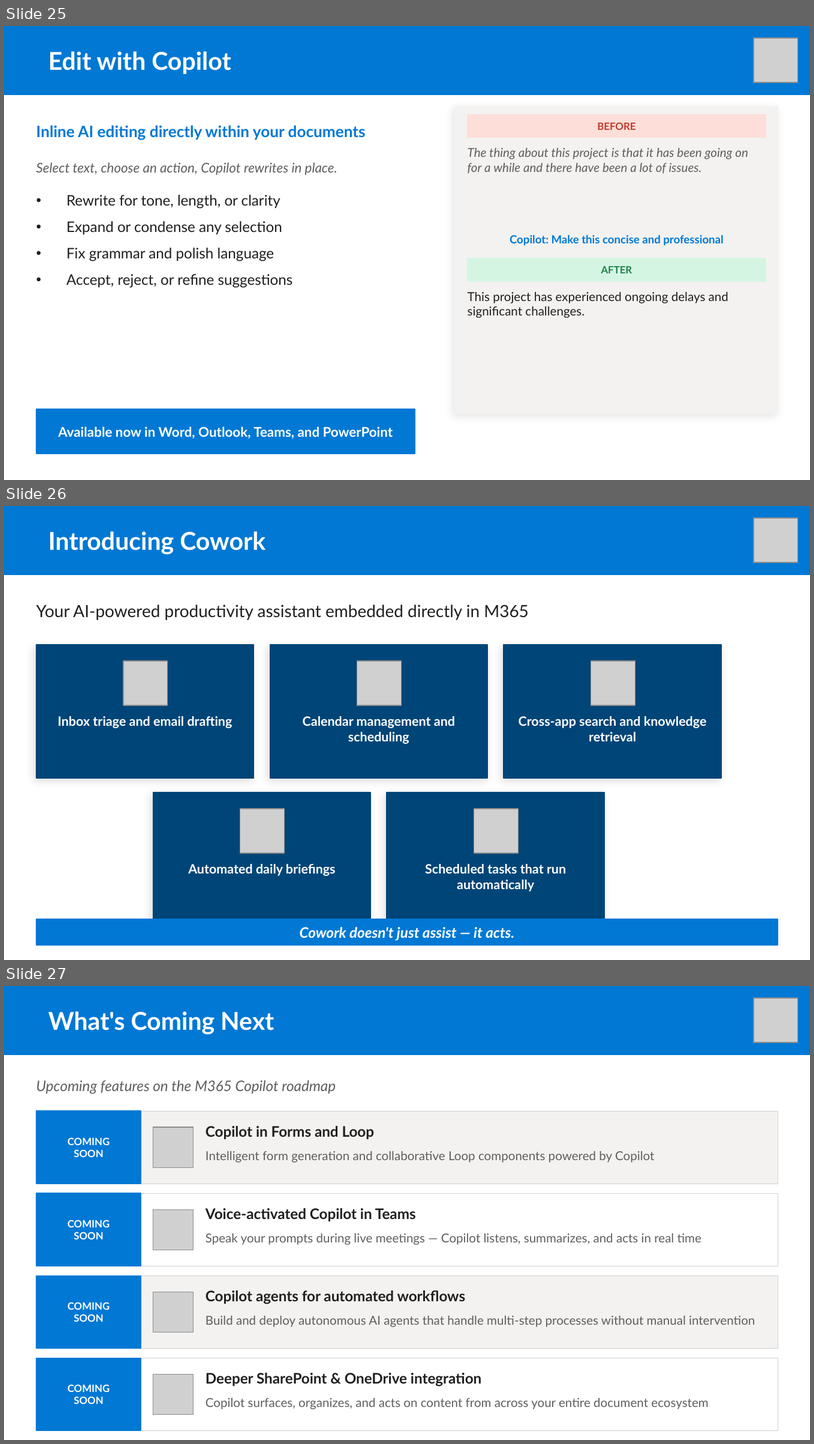
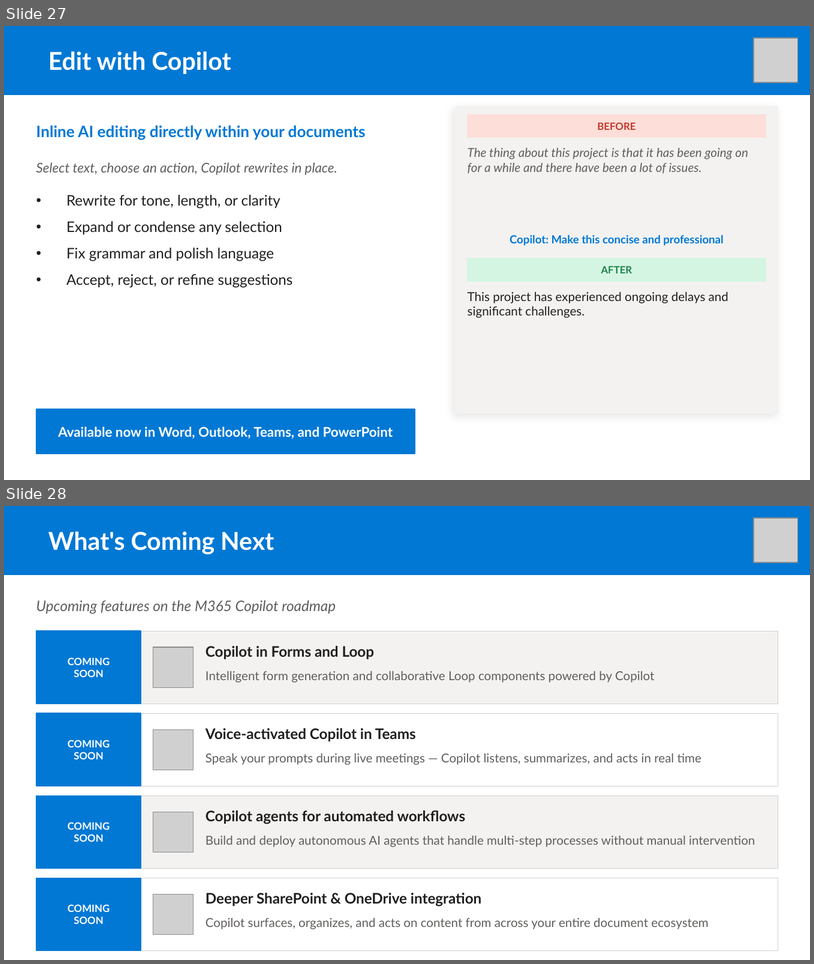
Before and after one commit to matziq/copilot-training-docs, a slide deck: files/Copilot_Training_Deck.pptx. Shown one above the other, each under a label of ours: slides 25, 26 and 27 before the commit, slides 27 and 28 after it. The pictures are 814x1444 and 814x964 pixels, drawn with LibreOffice and Linux fonts; fonts in the diff are those of the drawing; grey boxes stand for pictures. Boxes give left, top, right and bottom in pixels: in the first picture for what was removed or moved away, otherwise in the second. Text is boxed around its words. In the diff, an @@ line names an element or a change of style, - is before the commit and + after.

Commit message:
Update training5: add Memory & Custom Instructions, Additional Useful Prompts, remove Cowork

```diff
--- a/files/Copilot_Training_Deck.pptx
+++ b/files/Copilot_Training_Deck.pptx
@@ slide 26 removed at [4,506,810,960], background #FFFFFF @@
@@ rectangle removed at [4,506,810,574] @@
@@ picture removed at [754,518,798,562] @@
@@ text removed at [48,531,266,555] @@
-Introducing Cowork
@@ text removed at [36,604,529,620] @@
-Your AI-powered productivity assistant embedded directly in M365
@@ rectangle removed at [36,645,254,778] @@
@@ rectangle removed at [270,645,488,778] @@
@@ rectangle removed at [504,645,722,778] @@
@@ picture removed at [123,661,168,705] @@
@@ picture removed at [357,661,402,705] @@
@@ picture removed at [591,661,635,705] @@
@@ text removed at [58,716,233,728] @@
-Inbox triage and email drafting
@@ text removed at [303,716,455,744] @@
-Calendar management and scheduling
@@ text removed at [519,716,707,741] @@
-Cross-app search and knowledge retrieval
@@ rectangle removed at [153,792,371,925] @@
@@ rectangle removed at [387,792,605,925] @@
@@ picture removed at [240,808,285,853] @@
@@ picture removed at [474,808,518,853] @@
@@ text removed at [188,864,336,876] @@
-Automated daily briefings
@@ text removed at [425,864,566,891] @@
-Scheduled tasks that run automatically
@@ rectangle removed at [36,919,778,945] @@
@@ text removed at [300,927,515,940] @@
-Cowork doesn't just assist — it acts.
@@ what was slide 25 is now slide 27 @@
@@ what was slide 27 is now slide 28 @@
```
Also in this commit, not shown: 9 slides changed, 2 slides added, 2 other files.
